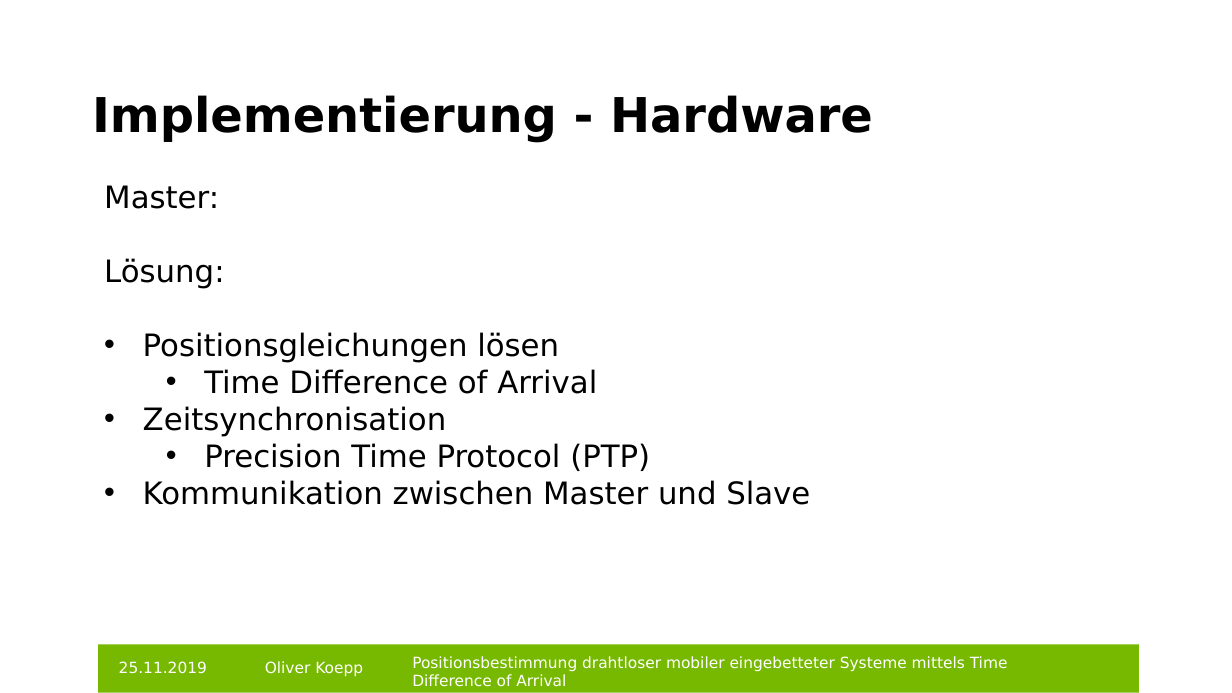
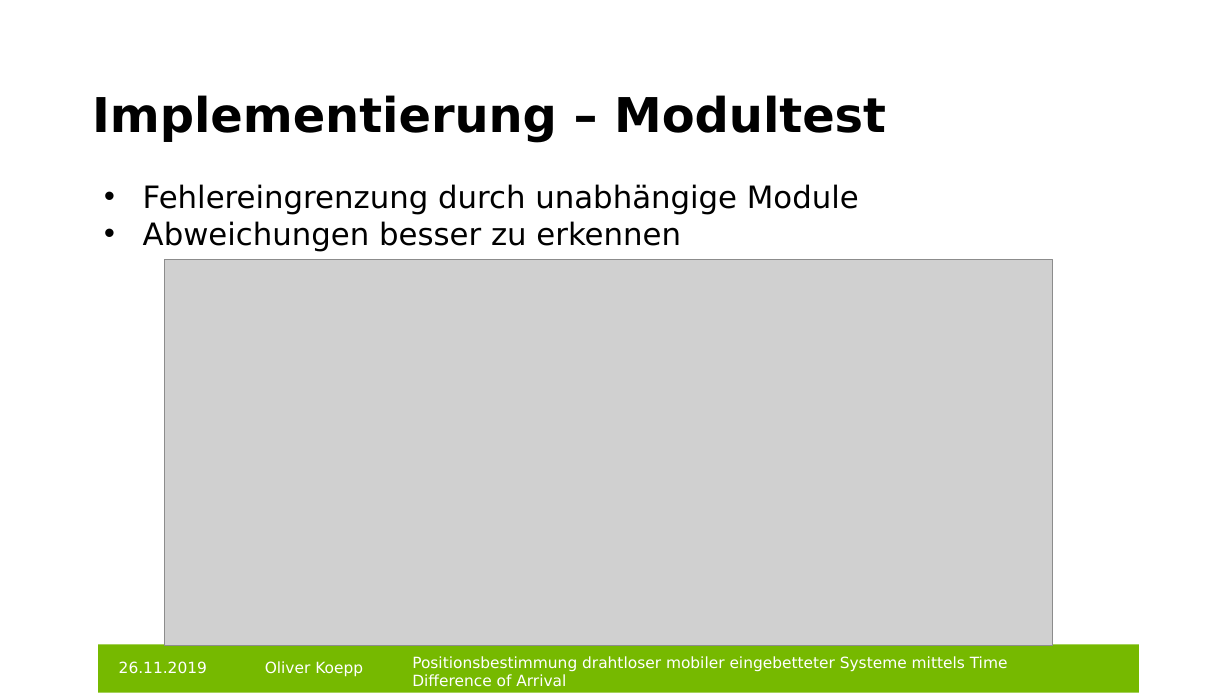
Before and after one commit to git-oliver/Bachelor-thesis, a slide deck: slide 13 of thesis/vortrag/bachelorarbeit_vortrag.pptx (slide 14 before the commit). Drawn at 1232x693 pixels with LibreOffice and Linux fonts; fonts in the diff are those of the drawing; grey boxes stand for pictures; background and template pictures are left out. Boxes give left, top, right and bottom in pixels: in the first picture for what was removed or moved away, otherwise in the second. Text is boxed around its words. In the diff, an @@ line names an element or a change of style, - is before the commit and + after.

```diff
--- a/thesis/vortrag/bachelorarbeit_vortrag.pptx
+++ b/thesis/vortrag/bachelorarbeit_vortrag.pptx
@@ title at <box>92,95,886,143</box>: text changed @@
-Implementierung - Hardware
+Implementierung – Modultest
@@ text at <box>143,184,859,252</box>: text changed @@
-Master:
-Lösung:
-• Positionsgleichungen lösen
-  • Time Difference of Arrival
-• Zeitsynchronisation
-  • Precision Time Protocol (PTP)
-• Kommunikation zwischen Master und Slave
+• Fehlereingrenzung durch unabhängige Module
+• Abweichungen besser zu erkennen
@@ picture added at <box>165,259,1053,644</box> @@
@@ text at <box>119,661,207,674</box>: text changed @@
-25.11.2019
+26.11.2019
```
Also in this commit, not shown: 14 other slides changed, 2 slides added, 2 slides removed.
